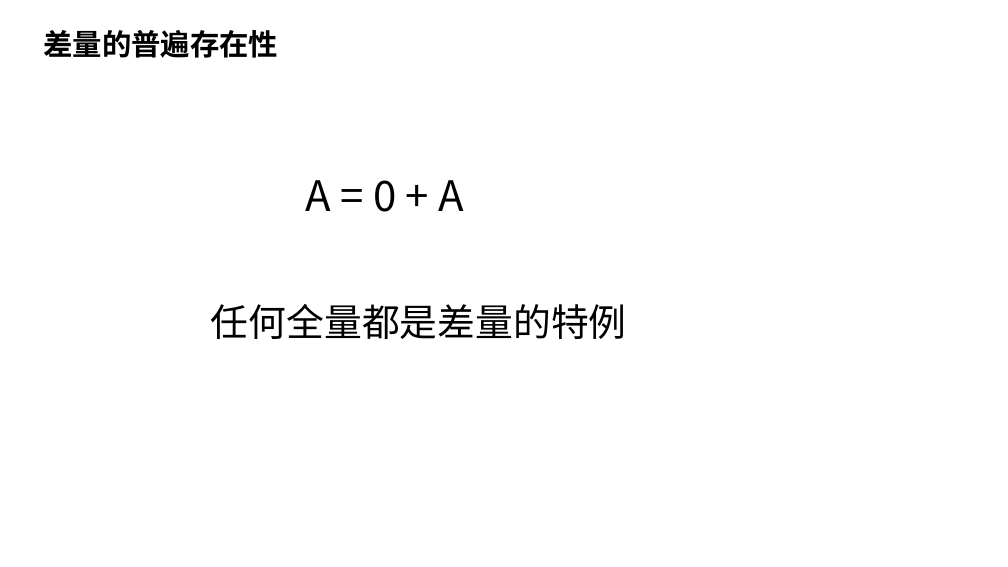
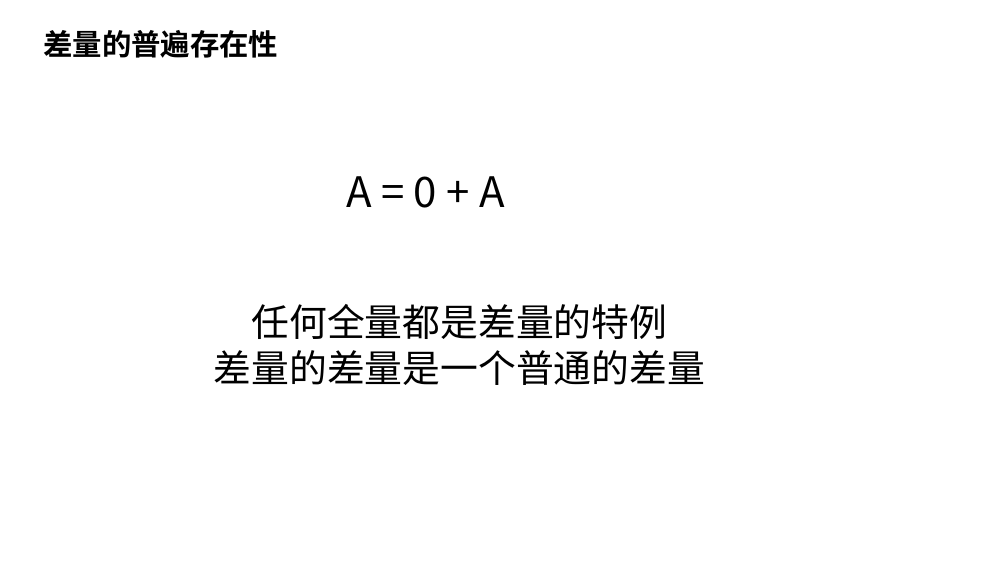
Before and after one commit to nop-platform/nop-entropy-docs, a slide deck: slide 6 of src/ppt/theory-of-reversible-computation.pptx. Drawn at 1008x567 pixels with LibreOffice and Linux fonts; fonts in the diff are those of the drawing. Boxes give left, top, right and bottom in pixels: in the first picture for what was removed or moved away, otherwise in the second. Text is boxed around its words. In the diff, an @@ line names an element or a change of style, - is before the commit and + after.

```diff
--- a/src/ppt/theory-of-reversible-computation.pptx
+++ b/src/ppt/theory-of-reversible-computation.pptx
@@ text "A = 0 + A": place and size @@
-text "A = 0 + A" at (306, 180, 465, 212)
+text "A = 0 + A" at (346, 176, 505, 208)
@@ text at (251, 304, 667, 339): alignment left to centre @@
@@ text at (214, 350, 705, 385): paragraph added @@
+差量的差量是一个普通的差量
```
Also in this commit, not shown: 1 other slide changed, 1 other file.
